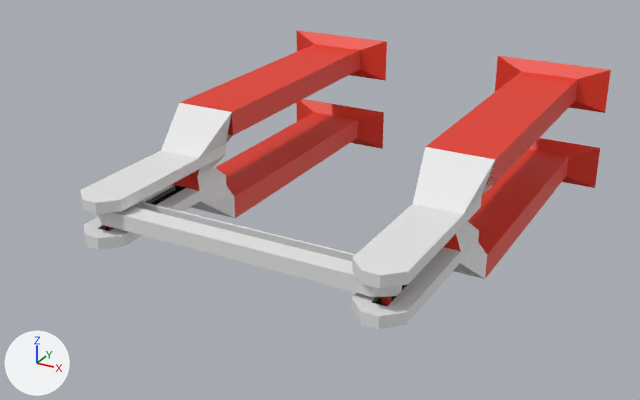
Two versions of the Blender file assets/3D/new folder/x_saw_foundation.blend, one commit apart.
One viewpoint serves both versions: a 50 mm lens placed at (912.0, -1831.0, 797.0), pointed at (-23.0, -132.0, -52.0). The lights are fixed; the arrows at lower left show +X, +Y and +Z. The older version comes first.

Objects in the first picture: 'band', 'cog_tl', 'cog_tr', 'foundation_ll', 'foundation_lr', 'foundation_rl', 'foundation_rr', 'support'.
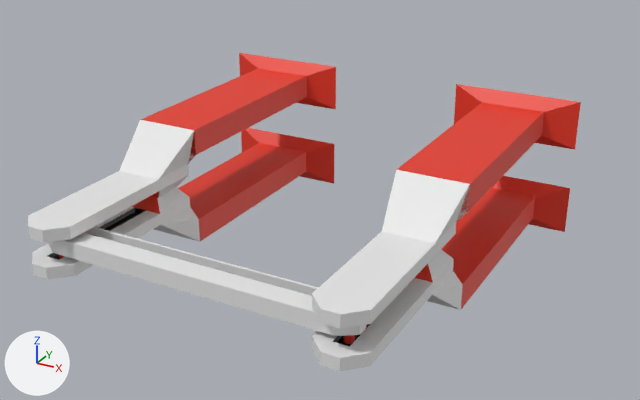
Changed parts and their boxes (x1, y1, x2, y2) in the pictures (640 x 400 px; the box of a moved part takes in the faces that stretch with it):
'foundation_rl', reshaped, moved
    before: (352, 56, 611, 289)
    after: (312, 84, 581, 329)
'foundation_ll', reshaped, moved
    before: (81, 30, 387, 214)
    after: (28, 53, 336, 242)
'foundation_rr', reshaped, moved
    before: (352, 138, 600, 329)
    after: (312, 176, 570, 371)
'foundation_lr', reshaped, moved
    before: (84, 99, 384, 250)
    after: (32, 128, 334, 280)
'support', moved
    before: (98, 206, 402, 297)
    after: (48, 233, 366, 336)
'band', moved
    before: (133, 201, 356, 261)
    after: (85, 227, 318, 295)
'cog_tr', moved (mostly hidden)
    before: (381, 296, 392, 305)
    after: (344, 335, 355, 344)
'cog_tl', moved (mostly hidden)
    before: (108, 226, 114, 231)
    after: (59, 255, 65, 258)
part 1 of me_cube, moved or reshaped
    before: (180, 30, 611, 279)
    after: (140, 53, 581, 309)

The change, as a diff of the scene's bpy script:
```diff
--- a/assets/3D/new folder/x_saw_foundation.blend.py
+++ b/assets/3D/new folder/x_saw_foundation.blend.py
@@ me_cube @@
 # used by ob_foundation_rr; location = (327.0, -49.0, -110.0); rotation_euler = (3.142, 0.0, 0.0), in degrees (180, 0, 0)
 # before: 0 (-78.0, -572.0, -30.0) at pixel (359, 69), 1 (-78.0, -572.0, 30.0) at pixel (359, 50), 4 (78.0, -572.0, -30.0), 5 (78.0, -572.0, 30.0) at pixel (314, 44), 16 (-155.0, -595.0, 60.0) at pixel (386, 41)
 # before: 17 (155.0, -595.0, 60.0) at pixel (296, 30), 18 (-155.0, -595.0, -60.0) at pixel (385, 80), 19 (155.0, -595.0, -60.0)
-me_cube.from_pydata(...)  # 50 vertices, 46 faces; spans x -155.0..155.0, y -595.0..533.0, z -124.0..60.0
+me_cube.from_pydata(...)  # 50 vertices, 46 faces; spans x -155.0..155.0, y -422.0..533.0, z -124.0..60.0
+# me_cube part 1
+for i in [0, 1, 4, 5, *range(16, 20)]: me_cube.vertices[i].co += Vector((0.0, 173.0, 0.0))
 me_cube.materials.append(mat_material)
@@ ob_foundation_rr @@
 ob_foundation_rr = bpy.data.objects.new('foundation_rr', me_cube)
-ob_foundation_rr.location = (327.0, -49.0, -110.0)
+ob_foundation_rr.location = (327.0, -199.0, -110.0)
 ob_foundation_rr.rotation_euler = (3.142, 0.0, 0.0)  # degrees (180, 0, 0)
@@ ob_foundation_rl @@
 ob_foundation_rl = bpy.data.objects.new('foundation_rl', me_cube)
-ob_foundation_rl.location = (327.0, -49.0, 110.0)
+ob_foundation_rl.location = (327.0, -199.0, 110.0)
 ob_foundation_rl.rotation_euler = (-3.142, 3.142, 0.0)  # degrees (-180, 180, 0)
@@ ob_support @@
 ob_support = bpy.data.objects.new('support', me_cube_002)
-ob_support.location = (-7.0, -519.0, 0.0)
+ob_support.location = (-7.0, -669.0, 0.0)
 ob_support.rotation_euler = (1.571, 0.0, 0.0)  # degrees (90, 0, 0)
@@ ob_foundation_ll @@
 ob_foundation_ll = bpy.data.objects.new('foundation_ll', me_cube)
-ob_foundation_ll.location = (-324.0, -49.0, 110.0)
+ob_foundation_ll.location = (-324.0, -199.0, 110.0)
 ob_foundation_ll.rotation_euler = (3.142, 3.142, 0.0)  # degrees (180, 180, 0)
@@ ob_foundation_lr @@
 ob_foundation_lr = bpy.data.objects.new('foundation_lr', me_cube)
-ob_foundation_lr.location = (-327.0, -49.0, -110.0)
+ob_foundation_lr.location = (-327.0, -199.0, -110.0)
 ob_foundation_lr.rotation_euler = (-3.142, 6.283, 0.0)  # degrees (-180, 360, 0)
@@ ob_cog_tr @@
 ob_cog_tr = bpy.data.objects.new('cog_tr', me_cylinder)
-ob_cog_tr.location = (328.0, -514.0, 0.0)
+ob_cog_tr.location = (328.0, -664.0, 0.0)
 ob_cog_tr.scale = (0.684, 0.684, 1.16)
@@ ob_cog_tl @@
 ob_cog_tl = bpy.data.objects.new('cog_tl', me_cylinder)
-ob_cog_tl.location = (-328.0, -514.0, 0.0)
+ob_cog_tl.location = (-328.0, -664.0, 0.0)
 ob_cog_tl.scale = (0.684, 0.684, 1.16)
@@ ob_band @@
 ob_band = bpy.data.objects.new('band', me_cube_001)
-ob_band.location = (-268.0, -454.0, 0.0)
+ob_band.location = (-268.0, -604.0, 0.0)
@@ ob_cog_br @@
 ob_cog_br = bpy.data.objects.new('cog_br', me_cylinder)
-ob_cog_br.location = (328.0, -467.0, 0.0)
+ob_cog_br.location = (328.0, -617.0, 0.0)
 ob_cog_br.scale = (0.684, 0.684, 1.16)
```
